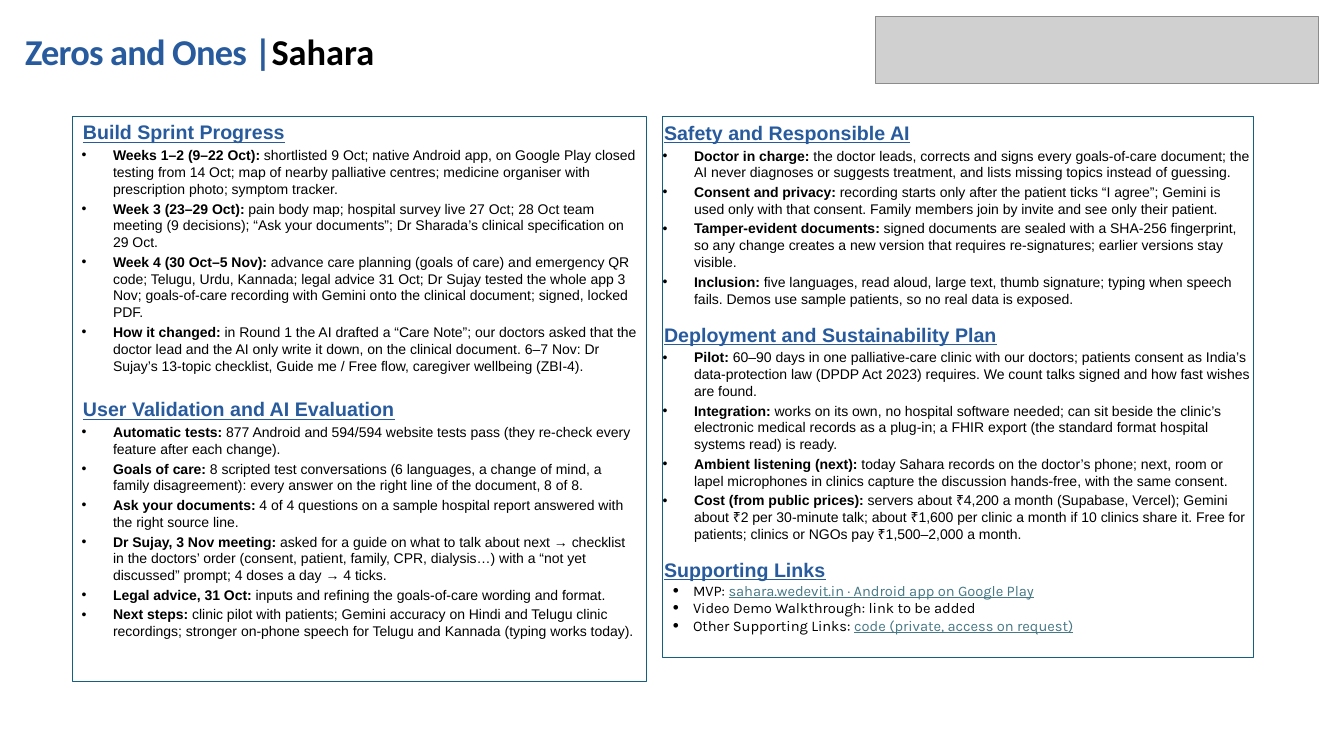
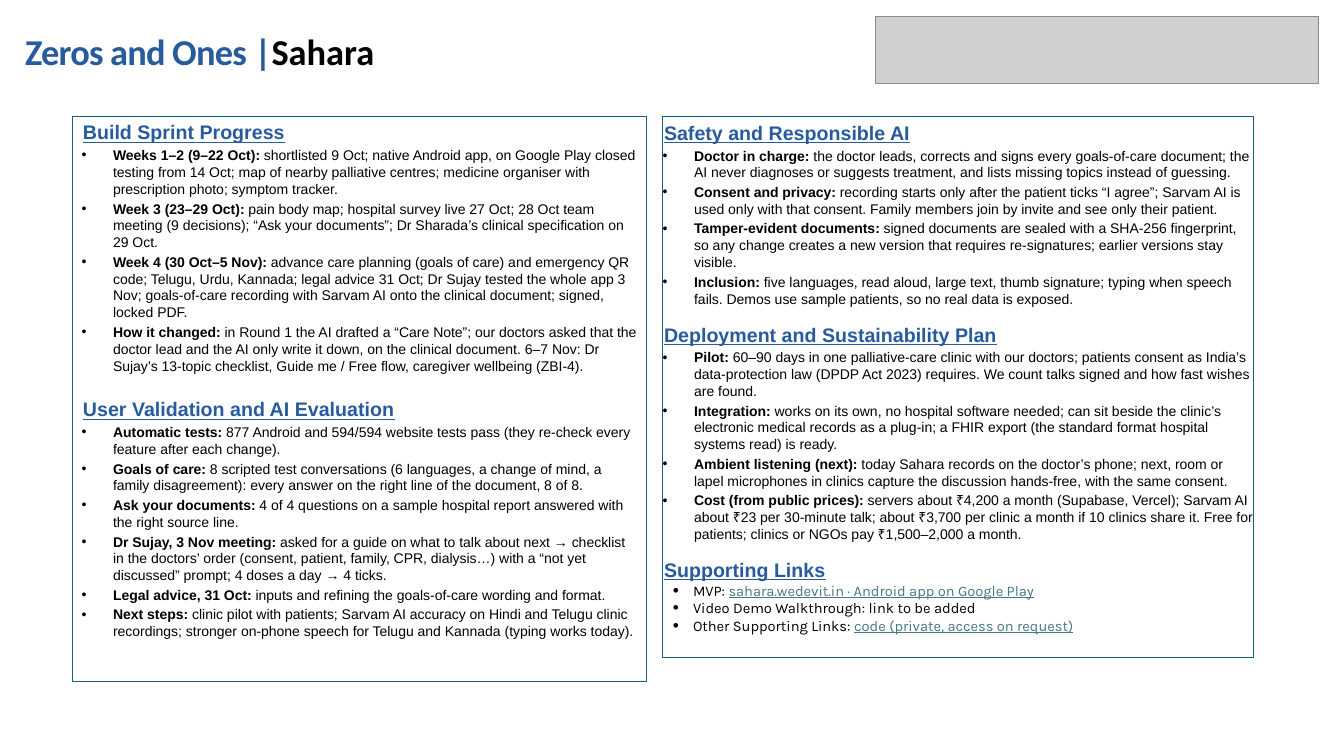
Before and after one commit to basithladdu/healthathon, a slide deck: slide 2 of output/final-submission/Sahara-Two-Page-Solution-Brief.pptx. Drawn at 1344x756 pixels with LibreOffice and Linux fonts; fonts in the diff are those of the drawing; grey boxes stand for pictures. Boxes give left, top, right and bottom in pixels: in the first picture for what was removed or moved away, otherwise in the second. Text is boxed around its words. In the diff, an @@ line names an element or a change of style, - is before the commit and + after.

```diff
--- a/output/final-submission/Sahara-Two-Page-Solution-Brief.pptx
+++ b/output/final-submission/Sahara-Two-Page-Solution-Brief.pptx
@@ text in rectangle at [694,187,1241,217]: text changed @@
-• Consent and privacy: recording starts only after the patient ticks “I agree”; Gemini is used only with that consent. Family members join by invite and see only their patient.
+• Consent and privacy: recording starts only after the patient ticks “I agree”; Sarvam AI is used only with that consent. Family members join by invite and see only their patient.
@@ text at [113,257,629,317]: text changed @@
-• Week 4 (30 Oct–5 Nov): advance care planning (goals of care) and emergency QR code; Telugu, Urdu, Kannada; legal advice 31 Oct; Dr Sujay tested the whole app 3 Nov; goals-of-care recording with Gemini onto the clinical document; signed, locked PDF.
+• Week 4 (30 Oct–5 Nov): advance care planning (goals of care) and emergency QR code; Telugu, Urdu, Kannada; legal advice 31 Oct; Dr Sujay tested the whole app 3 Nov; goals-of-care recording with Sarvam AI onto the clinical document; signed, locked PDF.
@@ text in rectangle at [694,495,1252,542]: text changed @@
-• Cost (from public prices): servers about ₹4,200 a month (Supabase, Vercel); Gemini about ₹2 per 30-minute talk; about ₹1,600 per clinic a month if 10 clinics share it. Free for patients; clinics or NGOs pay ₹1,500–2,000 a month.
+• Cost (from public prices): servers about ₹4,200 a month (Supabase, Vercel); Sarvam AI about ₹23 per 30-minute talk; about ₹3,700 per clinic a month if 10 clinics share it. Free for patients; clinics or NGOs pay ₹1,500–2,000 a month.
@@ text at [113,609,634,639]: text changed @@
-• Next steps: clinic pilot with patients; Gemini accuracy on Hindi and Telugu clinic recordings; stronger on-phone speech for Telugu and Kannada (typing works today).
+• Next steps: clinic pilot with patients; Sarvam AI accuracy on Hindi and Telugu clinic recordings; stronger on-phone speech for Telugu and Kannada (typing works today).
```
Also in this commit, not shown: 1 other slide changed, 7 other files.
